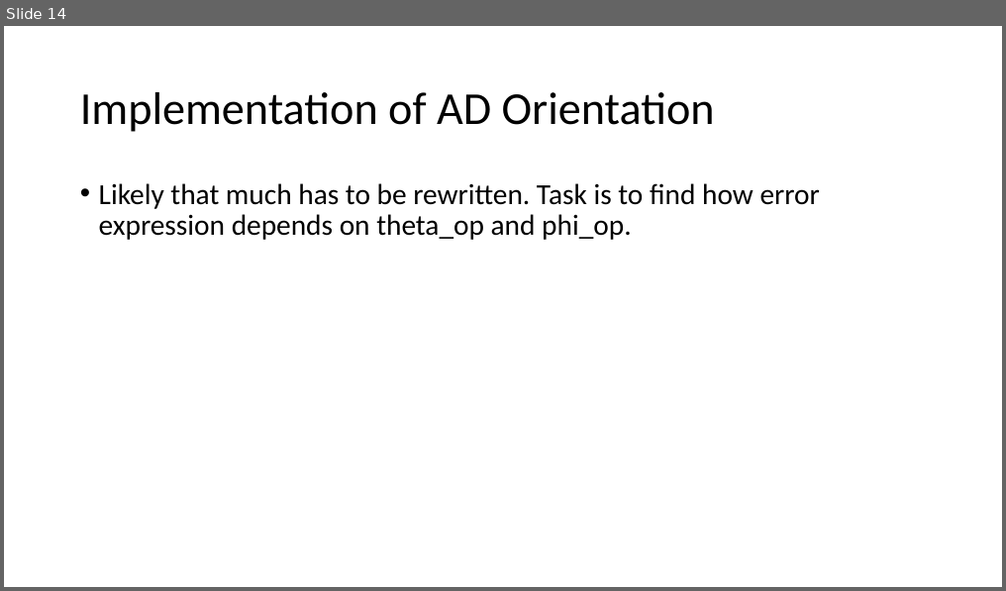
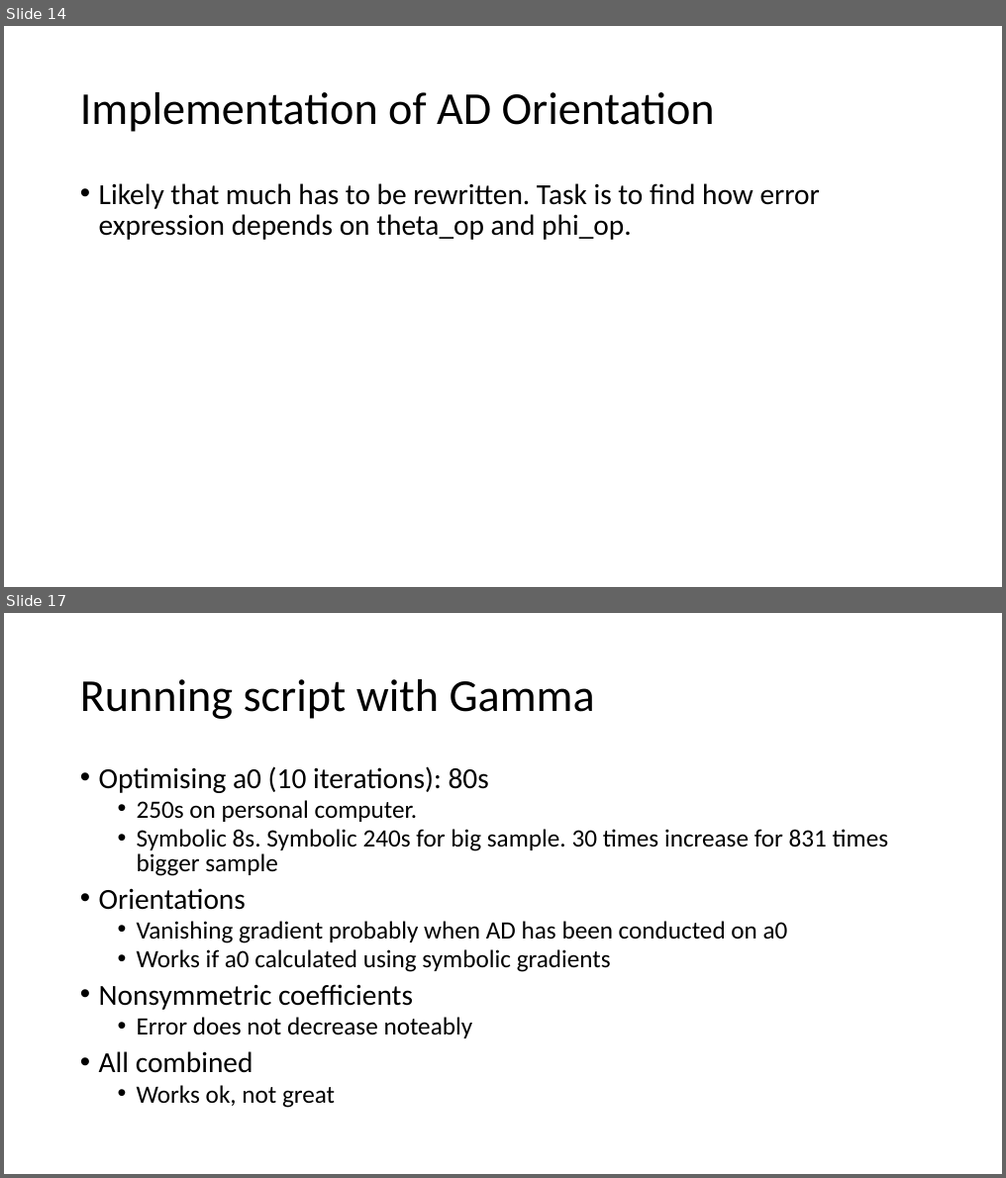
Before and after one commit to RubenDragland/XRD_CT, a slide deck: Doc/20220928 Pres AD Implementation.pptx. Shown one above the other, each under a label of ours: slide 14 before the commit, slides 14 and 17 after it; the slides between them are not shown. The pictures are 1006x591 and 1006x1178 pixels, drawn with LibreOffice and Linux fonts; fonts in the diff are those of the drawing. Boxes give left, top, right and bottom in pixels: in the first picture for what was removed or moved away, otherwise in the second. Text is boxed around its words. In the diff, an @@ line names an element or a change of style, - is before the commit and + after.

```diff
--- a/Doc/20220928 Pres AD Implementation.pptx
+++ b/Doc/20220928 Pres AD Implementation.pptx
@@ slide 17 added at (4, 613, 1002, 1174), background #FFFFFF @@
@@ title added at (80, 679, 595, 719), 44 pt, text #000000 @@
+Running script with Gamma
@@ text added at (99, 766, 889, 1108), 24 pt, text #000000 @@
+• Optimising a0 (10 iterations): 80s
+  • 250s on personal computer.
+  • Symbolic 8s. Symbolic 240s for big sample. 30 times increase for 831 times bigger sample
+• Orientations
+  • Vanishing gradient probably when AD has been conducted on a0
+  • Works if a0 calculated using symbolic gradients
+• Nonsymmetric coefficients
+  • Error does not decrease noteably
+• All combined
+  • Works ok, not great
```
Also in this commit, not shown: 9 other slides added.
